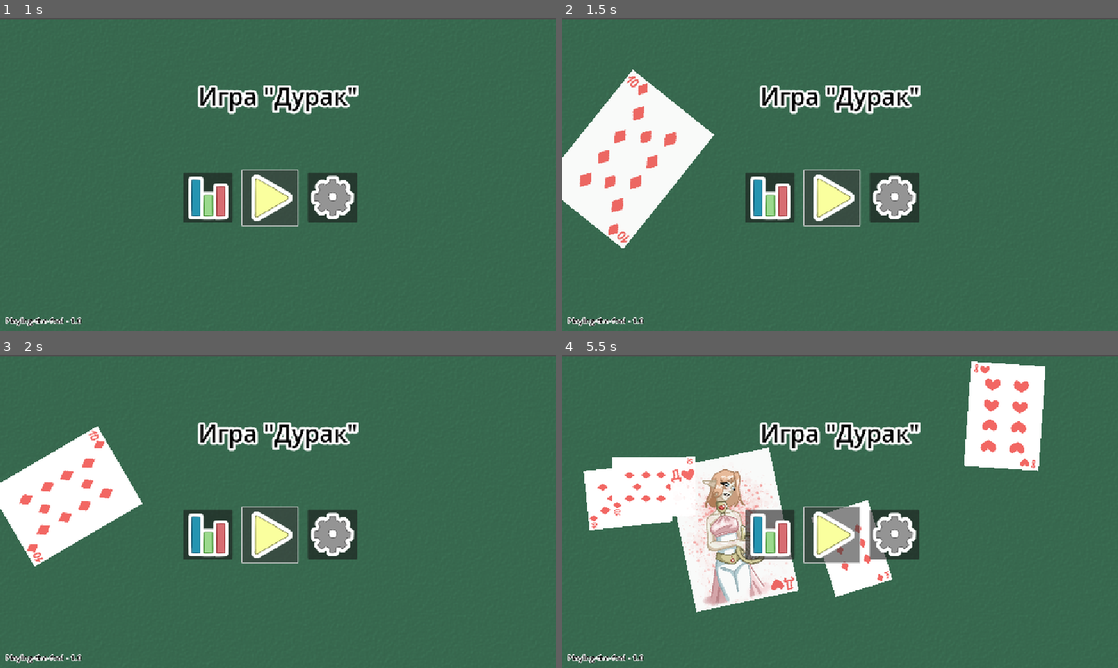
Above: before the commit, frames 1-4 (two rows, left to right).
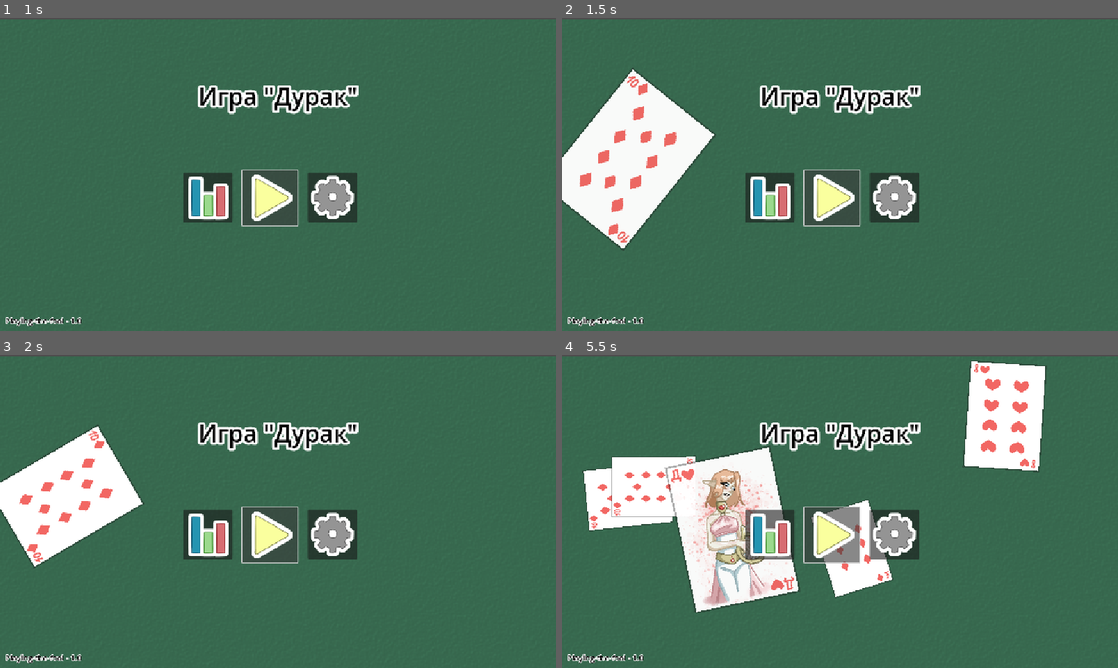
Above: after the commit, the same moments.

Repository: Yulya-S/Playing-the-fool
Game: Godot game, scene res://scenes/main.tscn
Two runs of this game, one before a commit and one after it. Both use one fixed random seed, a clock stepped at 60 frames per second and the inputs below.
Inputs (mouse positions are in pixels of both pictures, inside the frame that each line leads up to):
- Up to frame 1 (1 s): click (272, 196) at 0.5 s
- Up to frame 2 (1.5 s): click (834, 196) at 1.25 s
- Up to frame 3 (2 s): no input
- Up to frame 4 (5.5 s): click (767, 533) at 2 s; click (589, 383) at 2.75 s; click (767, 533) at 3.5 s; click (589, 383) at 4.25 s; click (834, 533) at 5 s

Frame 1 is identical in both runs. In frame 2, 0.4% of the frame differs, in the area x 0-28%, y 15-75%; in frame 3, 0.3%; in frame 4, 1.0%, in the area x 3-88%, y 1-83%.
Error in both runs: Invalid call. Nonexistent function 'store_json' in base 'Node (Global.gd)'. (res://scripts/main.gd:8)

Commit message:
scene card

Diff:
--- a/playing-the-fool/scenes/fragments/animation.tscn
+++ /dev/null
@@ -1,24 +0,0 @@
-[gd_scene load_steps=2 format=3 uid="uid://cl35jyw838yxx"]
-
-[sub_resource type="GDScript" id="GDScript_mplth"]
-script/source = "extends Node2D
-# Переменная
-var file: Resource = load(\"res://scenes/fragments/pack.tscn\") # Путь к паку с картачными колодами
-
-# Таймер для анимации
-func _on_timer_timeout() -> void:
-	Global.add_obj(self, file)
-	get_child(-1).position = Vector2(50 + randi() % 1050, 50 + randi() % 550)
-	get_child(-1).frame = 4 + randi() % 36
-	get_child(-1).modulate.a = 0.
-	get_child(-1).get_child(0).play(\"fall\")
-	if get_child_count() > 11: get_child(1 + randi() % 5).get_child(0).play(\"hide\")
-"
-
-[node name="Animation" type="Node2D"]
-script = SubResource("GDScript_mplth")
-
-[node name="Timer" type="Timer" parent="."]
-autostart = true
-
-[connection signal="timeout" from="Timer" to="." method="_on_timer_timeout"]
--- /dev/null
+++ b/playing-the-fool/scenes/fragments/card.tscn
@@ -0,0 +1,16 @@
+[gd_scene load_steps=4 format=3 uid="uid://dcvyd5krlu5un"]
+
+[ext_resource type="Script" uid="uid://cifthau54kt3b" path="res://scripts/fragments/card.gd" id="1_0bgfi"]
+[ext_resource type="PackedScene" uid="uid://cskwp4r1g2e3m" path="res://scenes/fragments/pack.tscn" id="1_iriu1"]
+
+[sub_resource type="RectangleShape2D" id="RectangleShape2D_iriu1"]
+size = Vector2(245, 344)
+
+[node name="Card" type="Area2D"]
+script = ExtResource("1_0bgfi")
+
+[node name="Pack" parent="." instance=ExtResource("1_iriu1")]
+
+[node name="CollisionShape2D" type="CollisionShape2D" parent="."]
+position = Vector2(-0.5, 0)
+shape = SubResource("RectangleShape2D_iriu1")
--- a/playing-the-fool/scenes/fragments/pack.tscn
+++ b/playing-the-fool/scenes/fragments/pack.tscn
@@ -679,5 +679,11 @@
 &"": SubResource("AnimationLibrary_5xwgq")
 }
 
+[node name="Line2D" type="Line2D" parent="."]
+points = PackedVector2Array(-125, 174, 125, 174, 125, -174, -125, -174)
+closed = true
+width = 4.0
+default_color = Color(0.118581, 0.118581, 0.118581, 0.380392)
+
 [connection signal="animation_finished" from="AnimationPlayer" to="." method="_on_animation_player_animation_finished"]
 [connection signal="animation_started" from="AnimationPlayer" to="." method="_on_animation_player_animation_started"]
--- /dev/null
+++ b/playing-the-fool/scripts/fragments/card.gd
@@ -0,0 +1,6 @@
+extends Area2D
+
+# Применение индекса
+func set_value(idx: int) -> void:
+	if idx < 4: $Pack.get_child(-1).visible = false
+	$Pack.frame = idx
Not shown, added: playing-the-fool/scripts/fragments/card.gd.uid
